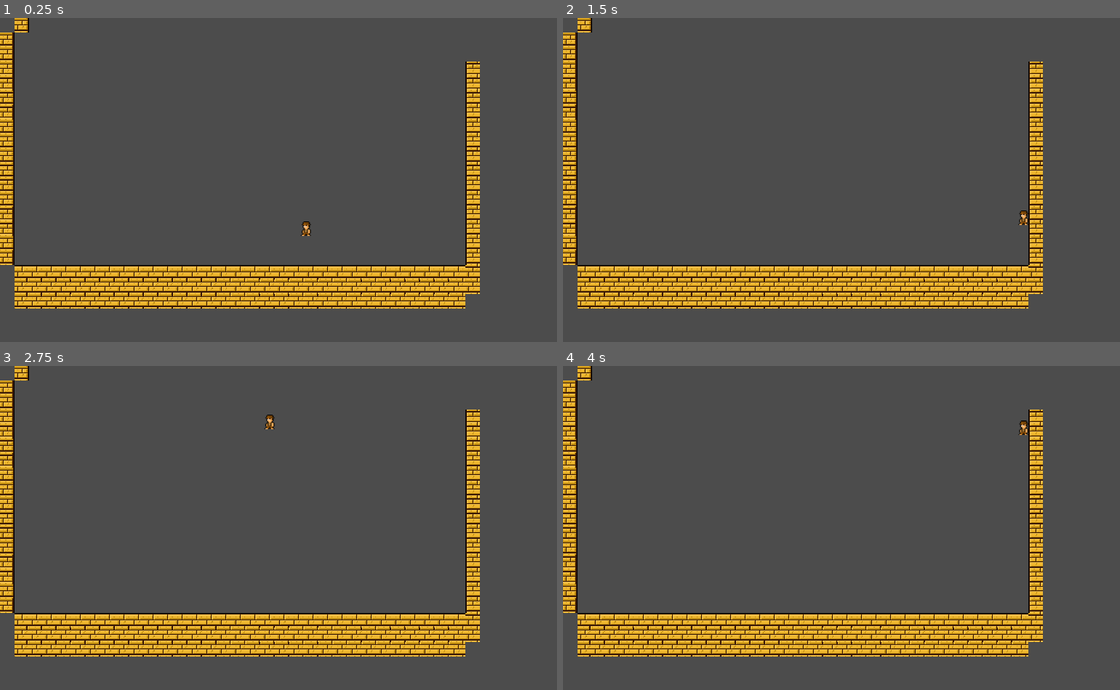
Above: before the commit, frames 1-4 (two rows, left to right).
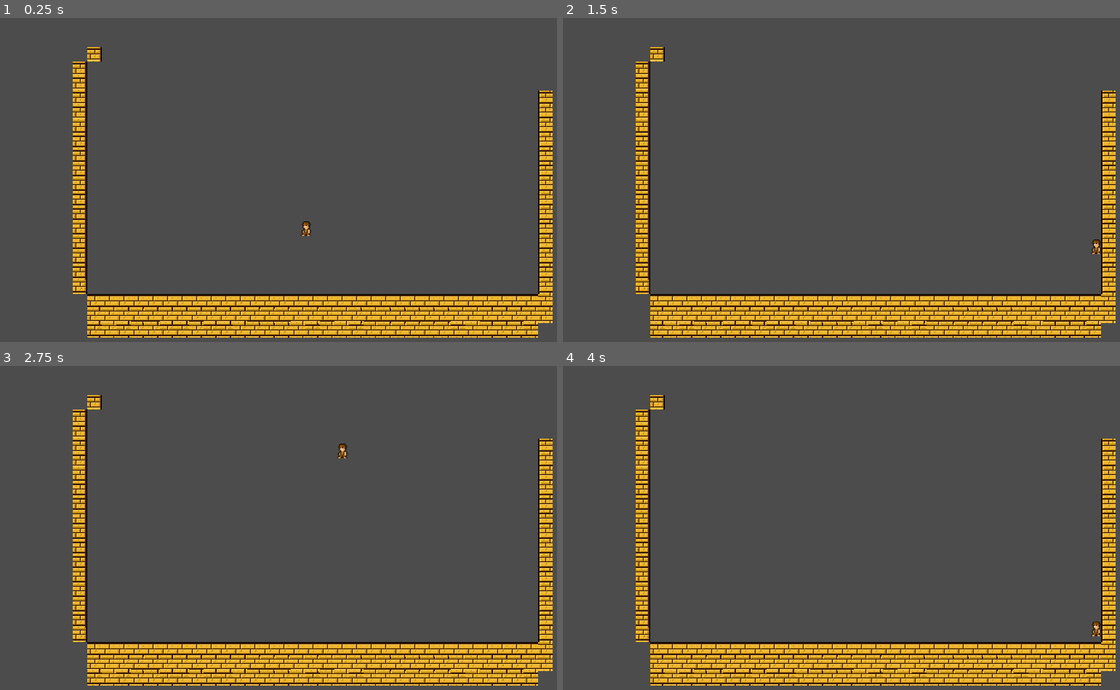
Above: after the commit, the same moments.

Repository: DayvanRider/HALT-Game-Jam-2018-August
Game: Godot game, scene res://level.tscn
Two runs of this game, one before a commit and one after it. Both use one fixed random seed, a clock stepped at 60 frames per second and the inputs below.
Inputs:
- Up to frame 1 (0.25 s): no input
- Up to frame 2 (1.5 s): hold Right (ui_right) from 0.53 s (still down); tap Up (ui_up) at 0.6, 0.77, 1.07, 1.35 s; tap Enter at 1.25 s
- Up to frame 3 (2.75 s): tap Up (ui_up) at 1.52, 1.82, 2.1 s; tap Space at 2 s; release Right (ui_right) at 2.03 s; hold Left (ui_left) from 2.03 s (still down)
- Up to frame 4 (4 s): release Left (ui_left) at 2.78 s; hold Right (ui_right) from 2.78 s (still down); tap Up (ui_up) at 2.85, 3.02, 3.32, 3.6, 3.77 s

The runs differ from the first frame. In frame 1, 24% of the frame differs, in the area x 0-100%, y 0-99%; in frame 2, 24%; in frame 3, 24%; in frame 4, 24%.

Commit message:
added max no of jumps

Diff:
--- a/JSUS/KinematicBody2D.gd
+++ b/JSUS/KinematicBody2D.gd
@@ -5,9 +5,12 @@
 const JUMP = -400
 export(int) var GRAVITY = 20
 const WALLJUMPPAR = 1.1
+const JUMPS = 2
 
 var motion = Vector2(0,0)
 var lastKey
+#count walljumps
+var noJumps = 0
 
 
 
@@ -31,6 +34,7 @@
 		lastKey = 2
 	elif is_on_floor():
 		motion.x = 0
+		noJumps = 0
 
 	#Jump
 	if is_on_floor():
@@ -38,7 +42,7 @@
 			motion.y = JUMP
 
 	#if character is on wall
-	if is_on_wall() && !is_on_floor():
+	if is_on_wall() && !is_on_floor() && noJumps <= JUMPS:
 		#slow down gravity
 		#TODO make modular
 		if motion.y >0:
@@ -52,6 +56,7 @@
 			if lastKey == 2:
 				motion.y = WALLJUMPPAR*JUMP
 				motion.x = SPEED
+			noJumps += 1
 
 	#only update motion if character is on the ground
 	var motiontmp = move_and_slide(motion,UP)
--- a/JSUS/level.tscn
+++ b/JSUS/level.tscn
@@ -15,6 +15,7 @@
 
 [node name="TileMap" type="TileMap" parent="." index="1"]
 
+position = Vector2( 80, 32 )
 mode = 0
 tile_set = ExtResource( 3 )
 cell_size = Vector2( 16, 16 )
